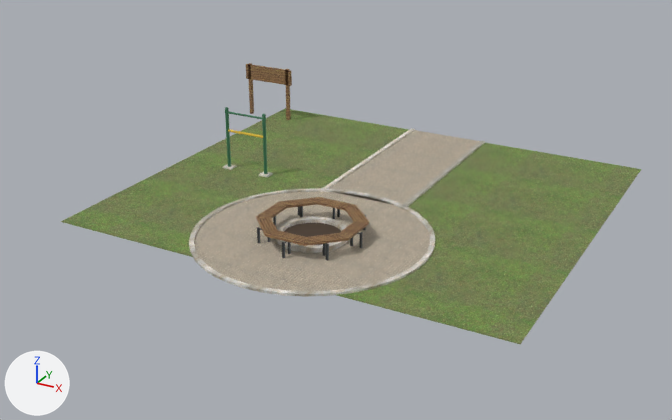
Before and after pictures for a commit that changed the glTF model assets/models/env/second_ai/wz_park.glb.
The view is the same before and after, from a 50 mm camera at (36.03, -30.29, 9.37) aimed at (25.56, -11.26, -0.14). Arrows for +X, +Y and +Z are at lower left; the lights stay in place. The picture after the commit comes second. Where no turn or scale is listed for an object, it has been applied to the vertices. Vertices at exactly the same position are counted once.

Objects in the first picture: 'park_granite', 'park_grass', 'park_green', 'park_paver', 'park_soil', 'park_wood' and 2 more.
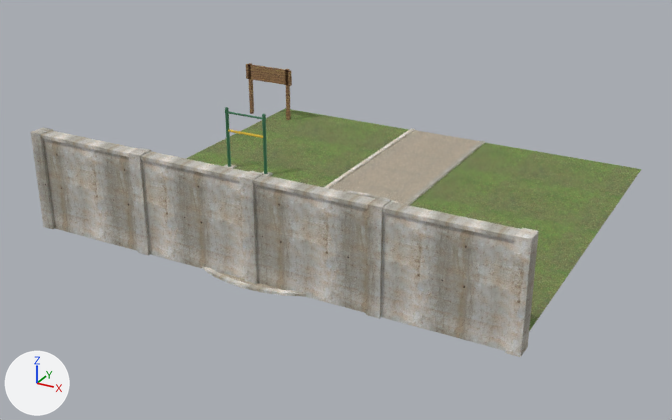
The edits, one by one:
Picture 'concrete_wall_006_diff_1k_s1_g1_b5afa4' (img_concrete_wall_006_diff_1k_s1_g1_b5afa4) is new.
Picture 'concrete_wall_006_nor_gl_1k' (img_concrete_wall_006_nor_gl_1k) is new.
Material 'park_wall' (mat_park_wall) is new.
Uses the picture img_concrete_wall_006_diff_1k_s1_g1_b5afa4.
Uses the picture img_concrete_wall_006_nor_gl_1k.
me_park_granite is used by ob_park_granite; location (0.0, 0.0, 0.0).
me_park_granite had 288 vertices, 432 faces and spanned x 21.56..28.87, y -16.07..-5.0, z 0.0..0.14.
me_park_granite now has 296 vertices, 444 faces and spans x 20.15..31.85, y -16.07..-5.0, z 0.0..2.38.
me_park_granite part 1: a new loose piece, a box spanning x 20.15..31.85, y -15.8..-15.45, z 2.3..2.38, in mat_park_granite (picture img_concrete_wall_006_diff_1k_s1_g1_c3bdb2_256).
Mesh me_park_wall is new.
It consists of a box spanning x 20.2..31.8, y -15.75..-15.5, z 0.0..2.3; a box spanning x 20.05..20.35, y -15.82..-15.42, z 0.0..2.4; a box spanning x 22.95..23.25, y -15.82..-15.42, z 0.0..2.4; a box spanning x 25.85..26.15, y -15.82..-15.42, z 0.0..2.4; a box spanning x 28.75..29.05, y -15.82..-15.42, z 0.0..2.4; a box spanning x 31.65..31.95, y -15.82..-15.42, z 0.0..2.4.
It uses material mat_park_wall.
Object 'park_wall' (ob_park_wall) is new; it shows me_park_wall.
Its location is (0.0, 0.0, 0.0).

Location of each change, [x1, y1, x2, y2] in pixels of the pictures (672 x 420 px):
'park_wall', added: after [30, 127, 539, 357]
'park_granite', reshaped (62% wider): before [189, 128, 485, 297]; after [41, 128, 521, 297]
part 1 of me_park_granite, added: after [41, 131, 521, 240]
'park_paver', unchanged, covered by the edit: before [194, 130, 480, 291]; after [219, 130, 480, 290]
'park_wood', unchanged, covered by the edit: before [246, 63, 369, 246]; after [246, 63, 292, 120]
